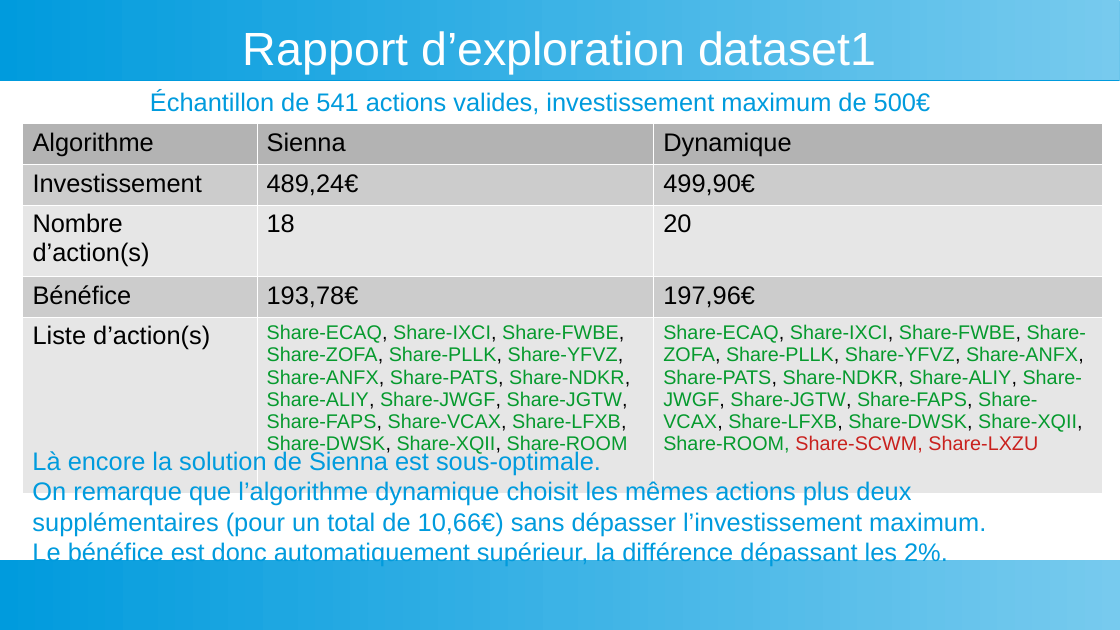
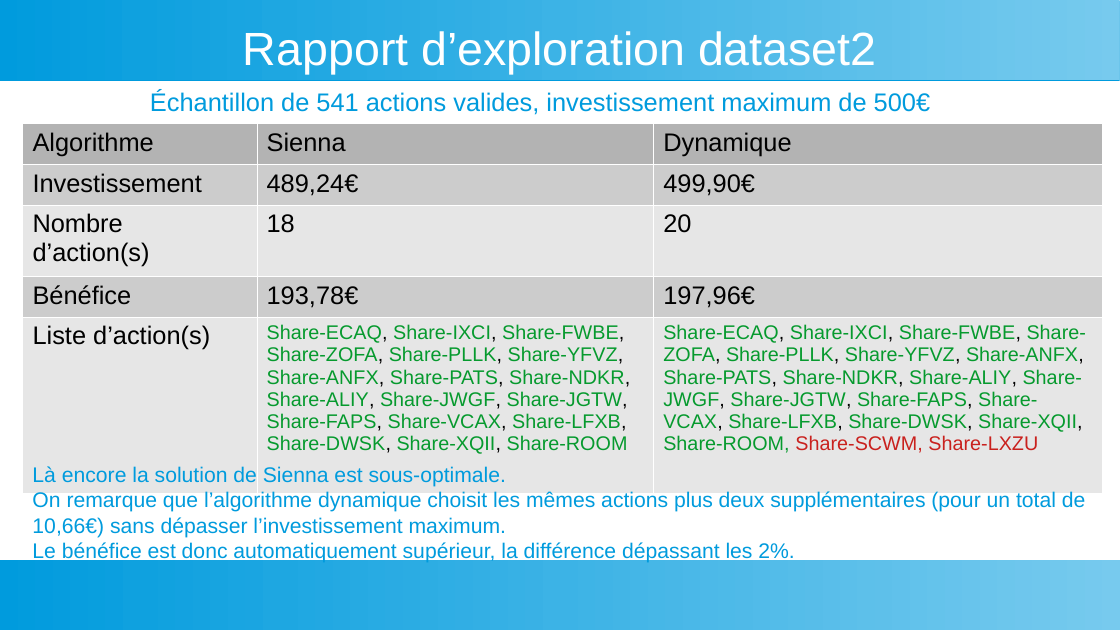
Before and after one commit to YoannDeb/AlgoInvest, a slide deck: slide 11 of Docs/Présentation.odp (slide 9 before the commit). Drawn at 1120x630 pixels with LibreOffice and Linux fonts; fonts in the diff are those of the drawing. Boxes give left, top, right and bottom in pixels: in the first picture for what was removed or moved away, otherwise in the second. Text is boxed around its words. In the diff, an @@ line names an element or a change of style, - is before the commit and + after.

```diff
--- a/Docs/Présentation.odp
+++ b/Docs/Présentation.odp
@@ title at [243, 31, 876, 74]: text changed @@
-Rapport d’exploration dataset1
+Rapport d’exploration dataset2
@@ text "Là encore la solution de ...": place and size @@
-text "Là encore la solution de ..." at [32, 449, 986, 567]
+text "Là encore la solution de ..." at [32, 466, 1086, 563]
@@ text "Là encore la solution de ..." at [32, 466, 1086, 563]: size 18 to 15 pt @@
```
Also in this commit, not shown: 6 other slides changed, 2 slides added.
